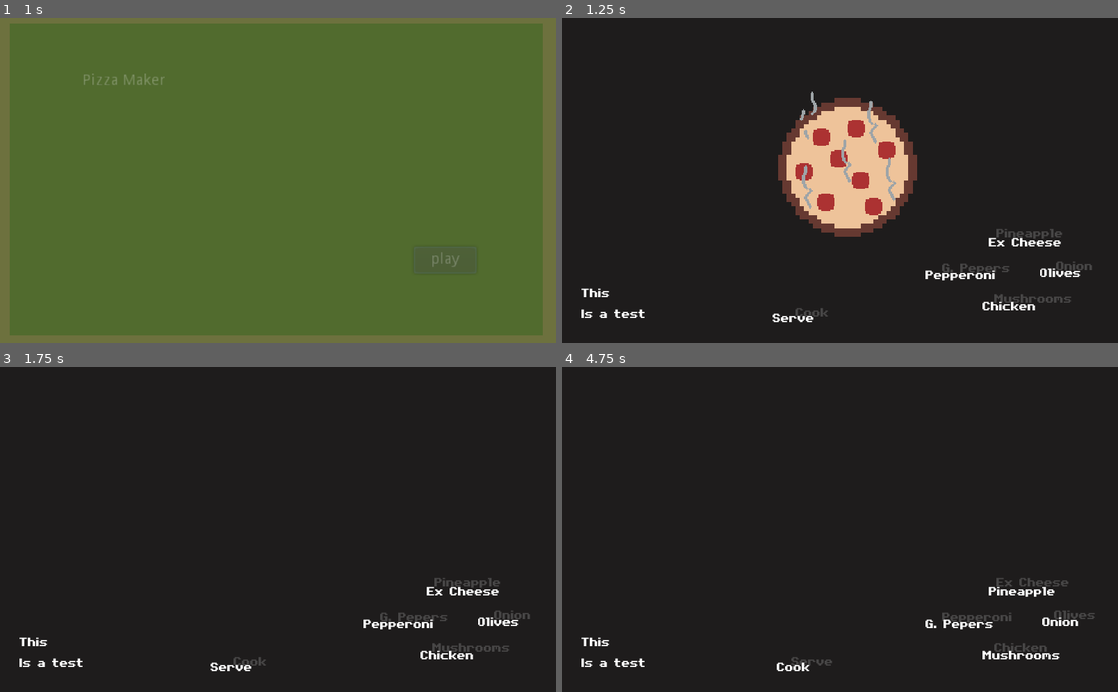
Above: before the commit, frames 1-4 (two rows, left to right).
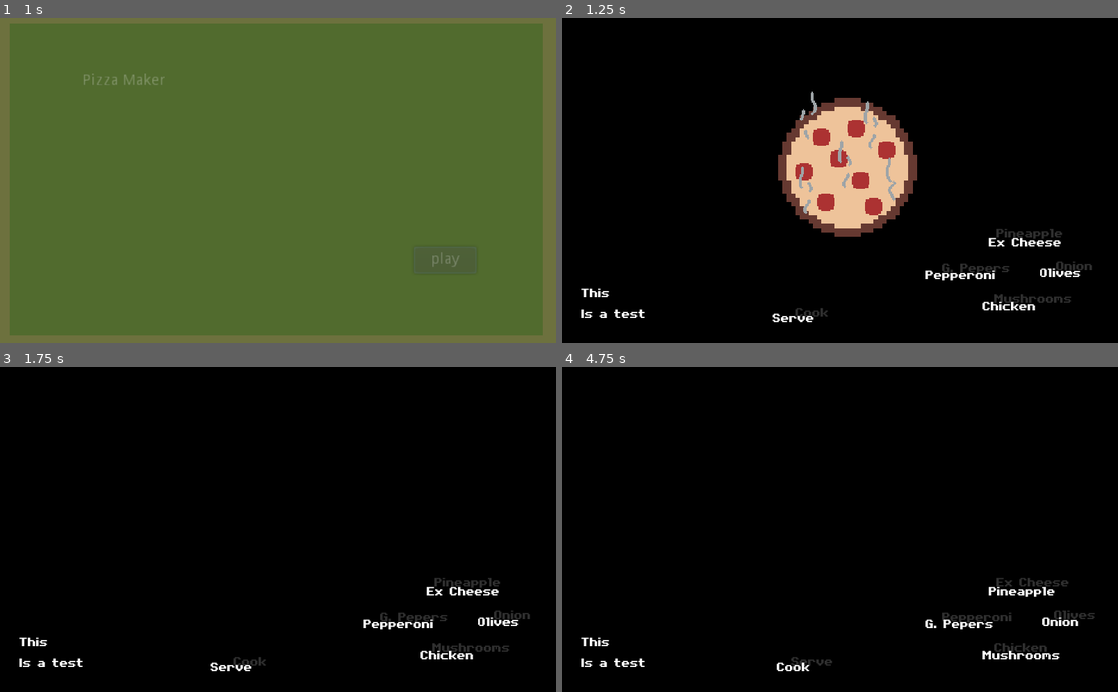
Above: after the commit, the same moments.

Repository: Boyquotes/pizza-maker
Game: Godot game, scene res://game/scene/main_menu.tscn
Same seed, same stepped clock (60 frames per second), same inputs: the game is played once before the commit and once after it.
Inputs:
- Up to frame 1 (1 s): click "play" at 0.5 s
- Up to frame 2 (1.25 s): no input
- Up to frame 3 (1.75 s): tap Enter (ui_accept) at 1.25, 1.52 s; hold Right (right_topping) from 1.28 s (still down)
- Up to frame 4 (4.75 s): tap Enter (ui_accept) at 2, 2.27, 2.75, 3.5, 3.77, 4.25, 4.52 s; release Right (right_topping) at 2.03 s; hold Down (down_topping) 2.03-2.78 s; hold Right (right_topping) 2.78-3.53 s; hold Up (up_topping) 3.53-4.28 s; hold Shift (left_shift) from 4.28 s (still down)

Frame 1 is identical in both runs. In frame 2, 91% of the frame differs, in the area x 0-100%, y 0-100%; in frame 3, 99%; in frame 4, 99%.

Commit message:
Add steam and cooked effect

Diff:
--- a/game/pizza/pizza.gd
+++ b/game/pizza/pizza.gd
@@ -1,5 +1,7 @@
 class_name Pizza
 extends Node2D
+
+
 
 enum TOPPINGS {
 	CHEESE,
@@ -26,15 +28,33 @@
 func _ready() -> void:
 	$Tween.connect("tween_completed", self, "_tween_done")
 
+func reset_pizza() -> void:
+	self.modulate = "ffffff"
+	$SteamSprites.visible = false
+	self.toppings = []
 
-func clear_pizza() -> void:
-	self.toppings = []
+
+
 
 func pulse() -> void:
 	_scale_down()
 	yield($Tween,"tween_completed")
 	_scale_up()
 
+func _get_steam_pos() -> Vector2:
+	randomize()
+	var center = $Area2D/CollisionShape2D.position + $Area2D.position
+	var size = $Area2D/CollisionShape2D.shape.extents
+
+	var ranX = (randi() % int(size.x)) - (size.x/2)
+	var ranY = (randi() % int(size.y)) - (size.y/2)
+
+	return Vector2(ranX,ranY)
+
+
+func _add_steam() -> void:
+	self.modulate = "e5c7c7"
+	$SteamSprites.visible = true
 
 func _scale_down() -> void:
 	$Tween.interpolate_property(self, "scale", self.scale, scaleDown, seconds, Tween.TRANS_LINEAR, Tween.EASE_IN_OUT)
--- a/game/pizza/pizza.tscn
+++ b/game/pizza/pizza.tscn
@@ -56,6 +56,9 @@
 "speed": 5.0
 } ]
 
+[sub_resource type="RectangleShape2D" id=10]
+extents = Vector2( 45, 45.5 )
+
 [node name="Pizza" type="Node2D"]
 script = ExtResource( 3 )
 
@@ -88,17 +91,23 @@
 [node name="Steam3" type="AnimatedSprite" parent="SteamSprites"]
 position = Vector2( 22, -39 )
 frames = SubResource( 9 )
-frame = 2
+frame = 1
 playing = true
 
 [node name="Steam4" type="AnimatedSprite" parent="SteamSprites"]
 position = Vector2( -2, -3 )
 frames = SubResource( 9 )
-frame = 2
+frame = 1
 playing = true
 
 [node name="Steam5" type="AnimatedSprite" parent="SteamSprites"]
 position = Vector2( -38, 21 )
 frames = SubResource( 9 )
-frame = 2
+frame = 1
 playing = true
+
+[node name="Area2D" type="Area2D" parent="."]
+
+[node name="CollisionShape2D" type="CollisionShape2D" parent="Area2D"]
+position = Vector2( 0, 0.5 )
+shape = SubResource( 10 )
Binary file changed: game/bg_black.png
Not shown: 1 places in game/pizza/pizza.tscn that only renumber resources
